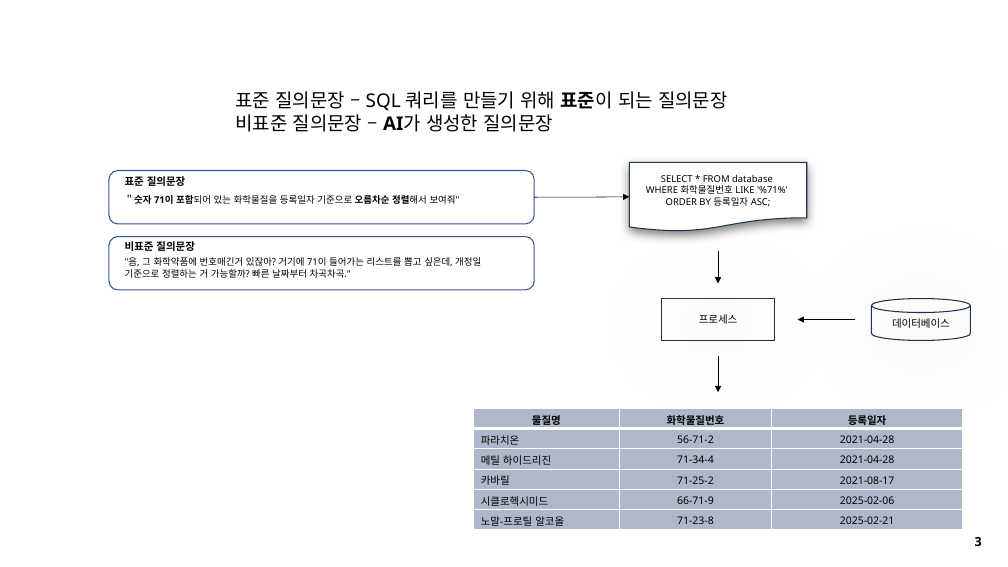
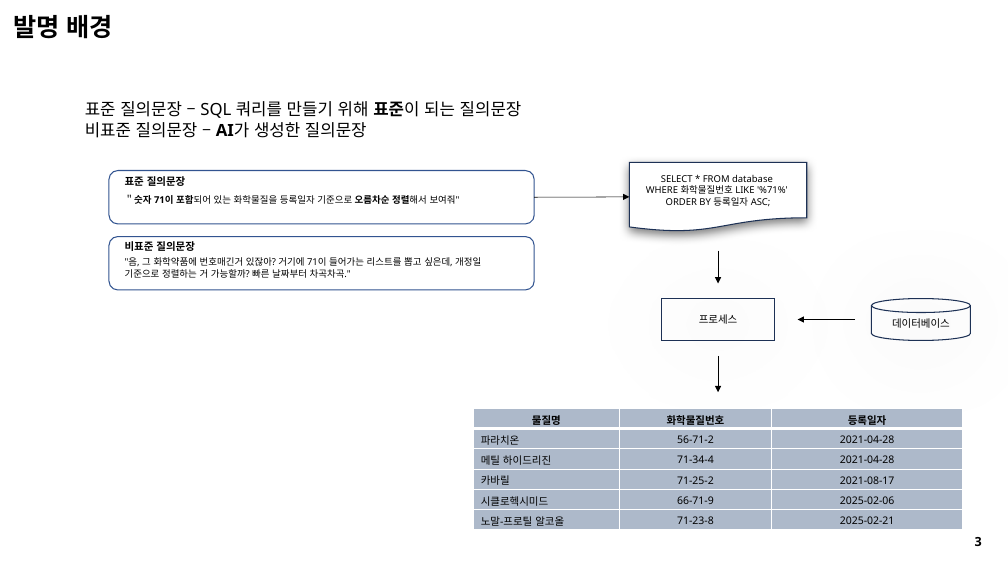
Before and after one commit to seungdeng/DELab, a slide deck: slide 3 of PPT/DSLab_이승건,송민섭_특허.pptx. Drawn at 1008x567 pixels with LibreOffice and Linux fonts; fonts in the diff are those of the drawing. Boxes give left, top, right and bottom in pixels: in the first picture for what was removed or moved away, otherwise in the second. Text is boxed around its words. In the diff, an @@ line names an element or a change of style, - is before the commit and + after.

```diff
--- a/PPT/DSLab_이승건,송민섭_특허.pptx
+++ b/PPT/DSLab_이승건,송민섭_특허.pptx
@@ text added at <box>13,15,113,39</box>, 24 pt, text #000000, bold @@
+발명 배경
@@ text "표준 질의문장 – SQL 쿼리를 ...": place and size @@
-text "표준 질의문장 – SQL 쿼리를 ..." at <box>235,91,728,132</box>
+text "표준 질의문장 – SQL 쿼리를 ..." at <box>85,101,522,138</box>
@@ text "표준 질의문장 – SQL 쿼리를 ..." at <box>85,101,522,138</box>: size 18 to 16 pt @@
```
Also in this commit, not shown: 8 other slides changed, 2 slides removed, 1 other file.
